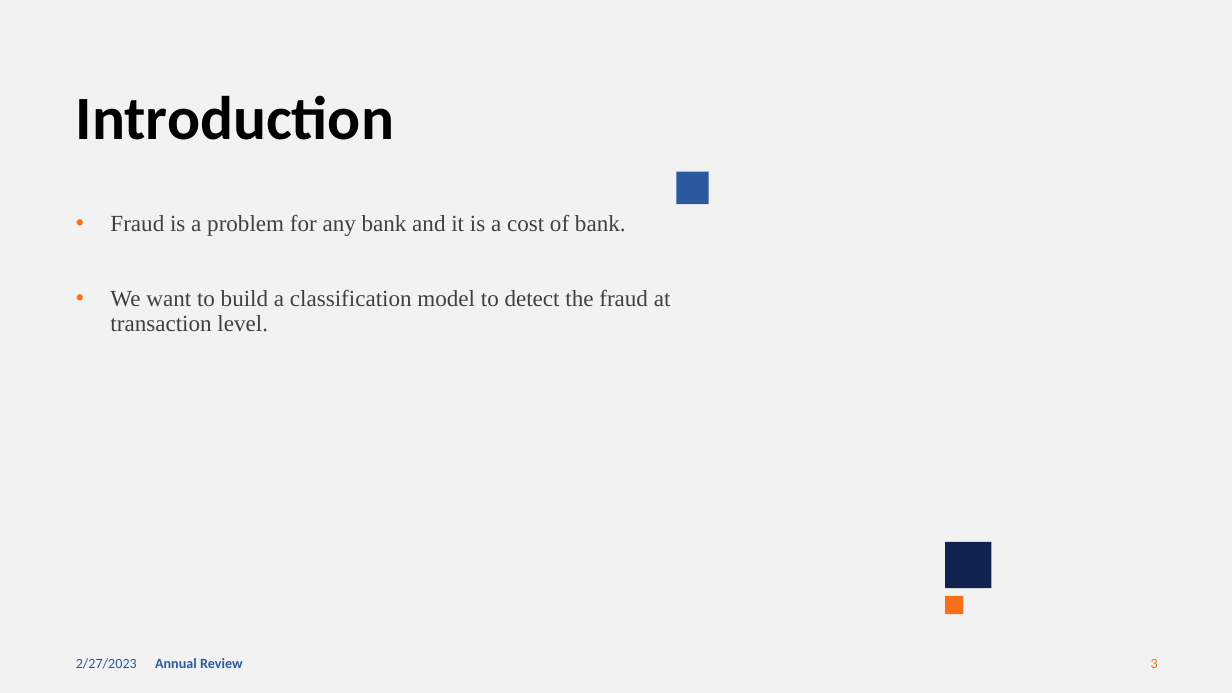
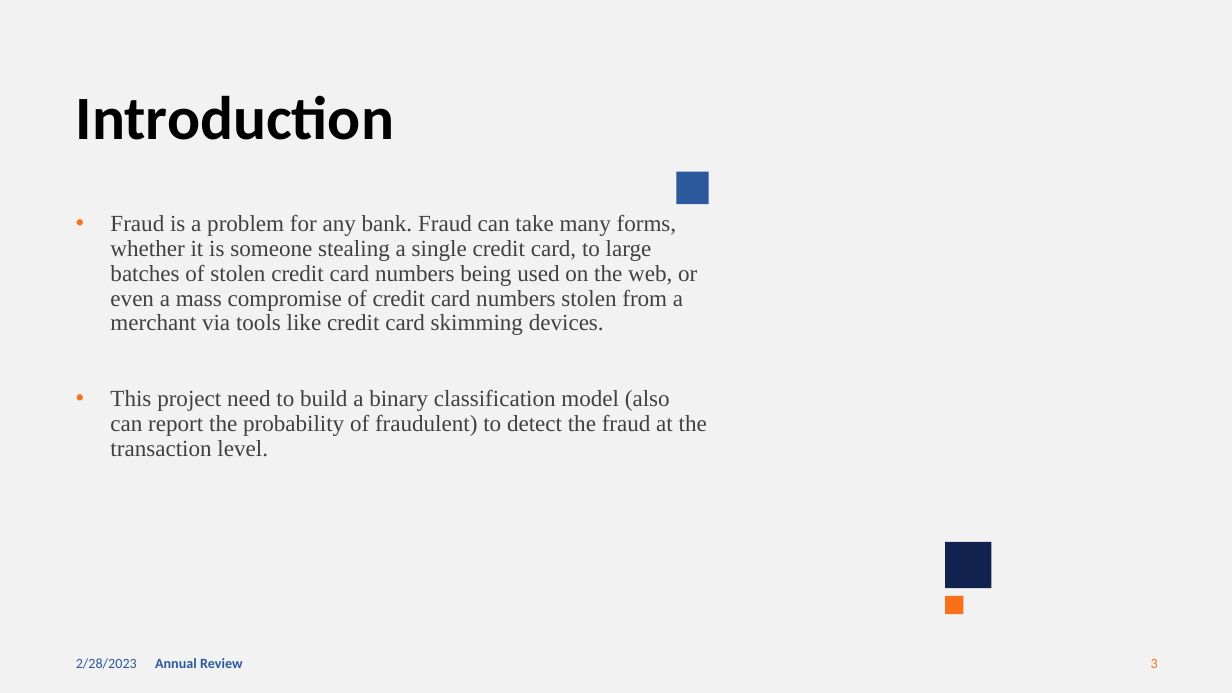
Before and after one commit to zhangjunzhe8868/Kaggle-FraudDetection, a slide deck: slide 3 of reports/Data Challenge – Fraud detection.pptx. Drawn at 1232x693 pixels with LibreOffice and Linux fonts; fonts in the diff are those of the drawing. Boxes give left, top, right and bottom in pixels: in the first picture for what was removed or moved away, otherwise in the second. Text is boxed around its words. In the diff, an @@ line names an element or a change of style, - is before the commit and + after.

```diff
--- a/reports/Data Challenge – Fraud detection.pptx
+++ b/reports/Data Challenge – Fraud detection.pptx
@@ text at (110, 215, 707, 457): text changed @@
-• Fraud is a problem for any bank and it is a cost of bank.
-• We want to build a classification model to detect the fraud at transaction level.
+• Fraud is a problem for any bank. Fraud can take many forms, whether it is someone stealing a single credit card, to large batches of stolen credit card numbers being used on the web, or even a mass compromise of credit card numbers stolen from a merchant via tools like credit card skimming devices.
+• This project need to build a binary classification model (also can report the probability of fraudulent) to detect the fraud at the transaction level.
@@ text at (76, 658, 137, 669): text changed @@
-2/27/2023
+2/28/2023
```
Also in this commit, not shown: 7 other slides changed, 1 other file.
